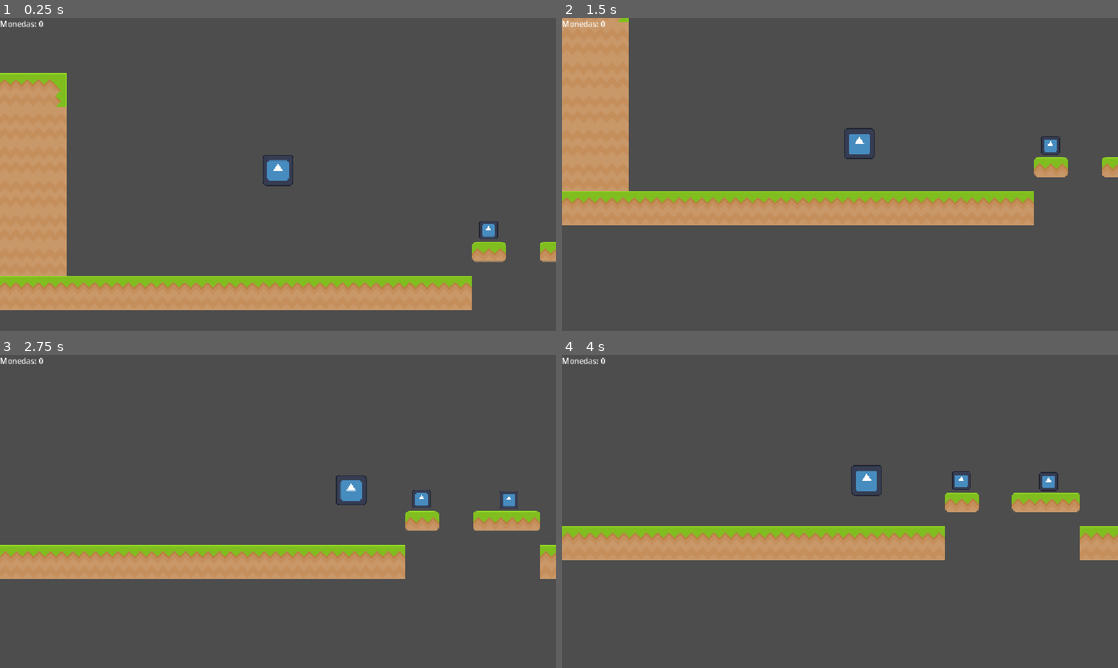
Above: before the commit, frames 1-4 (two rows, left to right).
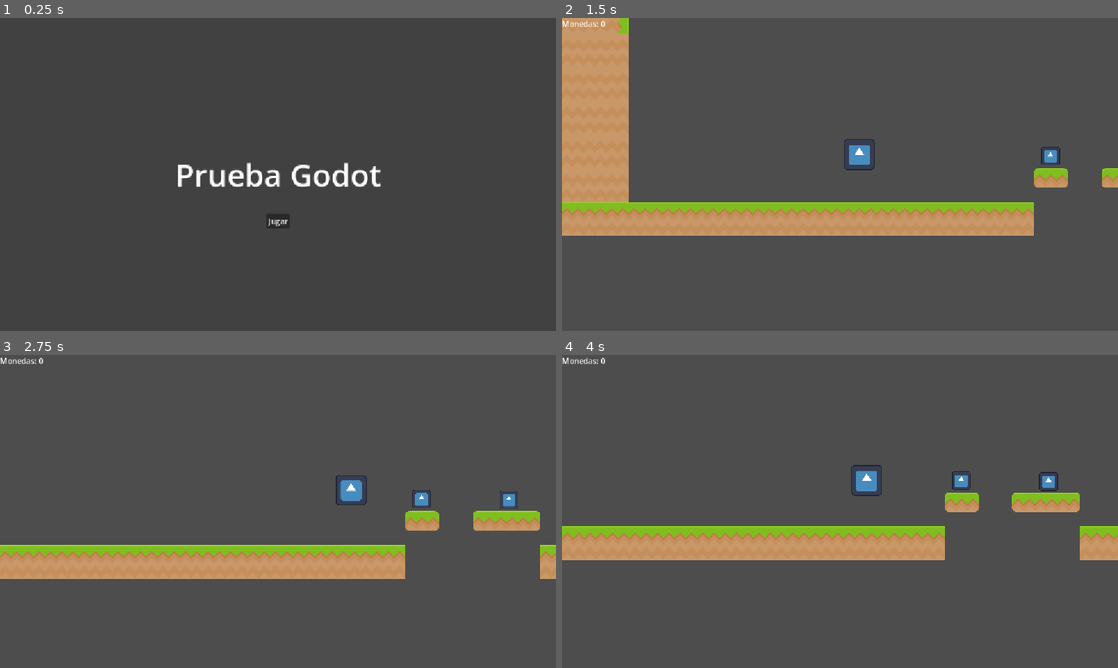
Above: after the commit, the same moments.

Repository: ntGeo/Godot_1
Game: Godot game, scene res://menú.tscn
The game is run twice, just before and just after one commit, with the same random seed, the same clock (stepped at 60 frames per second) and the same inputs. Before the commit the project starts from res://nivel.tscn. The engine's default icon, where the game draws it, is replaced by a stand-in: a white triangle on a blue panel in a dark square.
Inputs (mouse positions are in pixels of both pictures, inside the frame that each line leads up to):
- Up to frame 1 (0.25 s): no input
- Up to frame 2 (1.5 s): click (840, 221) at 0.5 s, where only the run after the commit has a clickable "Jugar"; tap Enter (ui_accept) at 1.25 s; hold Right (ui_right) from 1.28 s (still down)
- Up to frame 3 (2.75 s): keep holding Right (ui_right); tap Enter (ui_accept) at 1.52, 2.27 s
- Up to frame 4 (4 s): release Right (ui_right) at 2.78 s; hold Left (ui_left) 2.78-3.53 s; hold Right (ui_right) from 3.53 s (still down); tap Enter (ui_accept) at 3.77 s

The runs differ from the first frame. In frame 1, 19% of the frame differs, in the area x 0-100%, y 0-94%; in frame 2, 10%; in frame 3, less than 0.1%; in frame 4, less than 0.1%.

Commit message:
Creación menú

Diff:
--- /dev/null
+++ b/menú.gd
@@ -0,0 +1,9 @@
+extends Control
+
+func _ready():
+	# Conectamos el botón para que cargue el nivel al presionarlo
+	$BtnJugar.pressed.connect(_on_jugar)
+
+func _on_jugar():
+	# Cambia a la escena del nivel principal
+	get_tree().change_scene_to_file("res://nivel.tscn")
--- /dev/null
+++ b/menú.tscn
@@ -0,0 +1,53 @@
+[gd_scene format=3 uid="uid://coyghrb6gnd26"]
+
+[ext_resource type="Script" uid="uid://b8tdfqm802uvc" path="res://menú.gd" id="1_it8e6"]
+
+[node name="Menú" type="Control" unique_id=181125430]
+layout_mode = 3
+anchors_preset = 15
+anchor_right = 1.0
+anchor_bottom = 1.0
+grow_horizontal = 2
+grow_vertical = 2
+script = ExtResource("1_it8e6")
+
+[node name="ColorRect" type="ColorRect" parent="." unique_id=594501443]
+layout_mode = 1
+anchors_preset = 15
+anchor_right = 1.0
+anchor_bottom = 1.0
+grow_horizontal = 2
+grow_vertical = 2
+color = Color(0, 0, 0, 0.15686275)
+
+[node name="Label" type="Label" parent="." unique_id=20453211]
+layout_mode = 1
+anchors_preset = 8
+anchor_left = 0.5
+anchor_top = 0.5
+anchor_right = 0.5
+anchor_bottom = 0.5
+offset_left = -53.5
+offset_top = -11.5
+offset_right = 53.5
+offset_bottom = 11.5
+grow_horizontal = 2
+grow_vertical = 2
+theme_override_colors/font_color = Color(1, 1, 1, 1)
+theme_override_font_sizes/font_size = 64
+text = "Prueba Godot"
+
+[node name="BtnJugar" type="Button" parent="." unique_id=100508444]
+layout_mode = 1
+anchors_preset = 8
+anchor_left = 0.5
+anchor_top = 0.5
+anchor_right = 0.5
+anchor_bottom = 0.5
+offset_left = -24.5
+offset_top = 80.5
+offset_right = 24.5
+offset_bottom = 111.5
+grow_horizontal = 2
+grow_vertical = 2
+text = "Jugar"
--- a/project.godot
+++ b/project.godot
@@ -11,7 +11,7 @@
 [application]
 
 config/name="Primer_proyecto"
-run/main_scene="uid://cru1frneskyh1"
+run/main_scene="uid://coyghrb6gnd26"
 config/features=PackedStringArray("4.7", "GL Compatibility")
 config/icon="res://icon.svg"
 
Not shown, added: menú.gd.uid
Not shown, changed: docs/index.html
Not shown, changed: docs/index.pck
